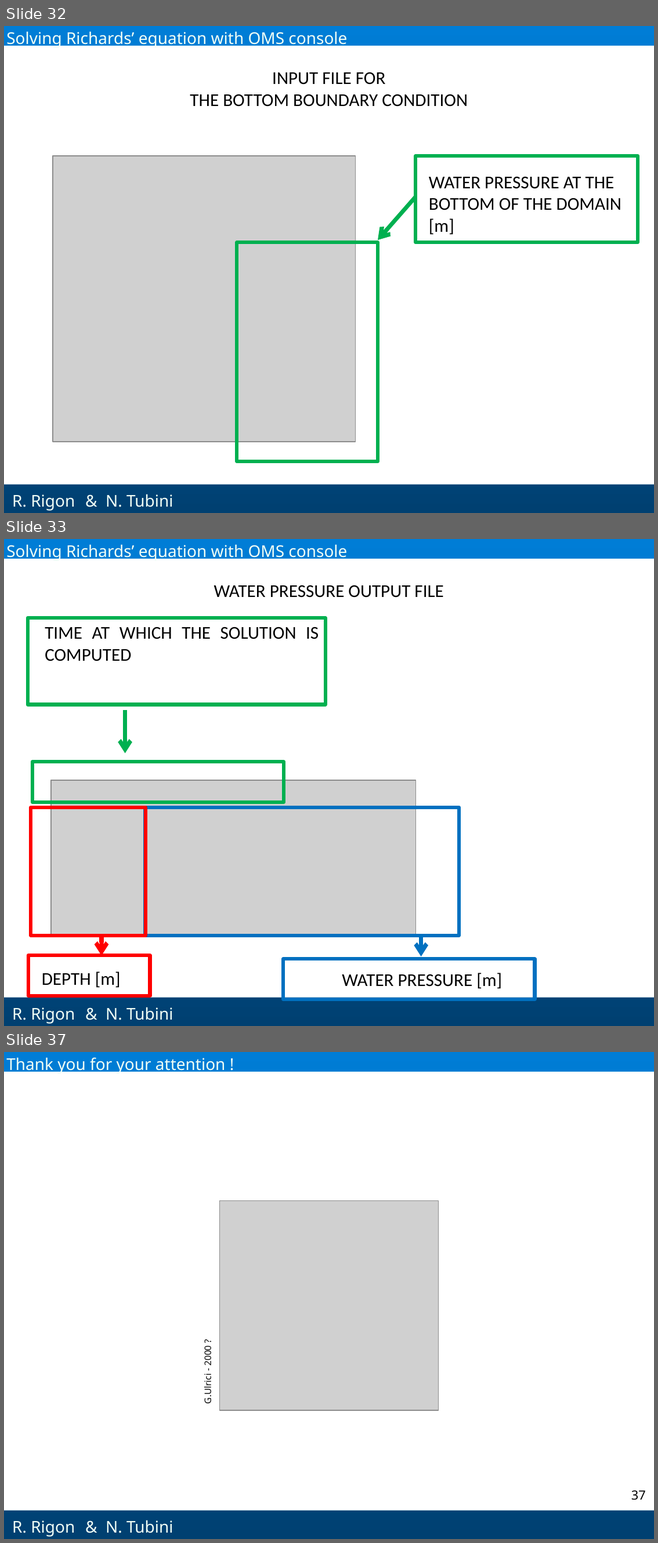
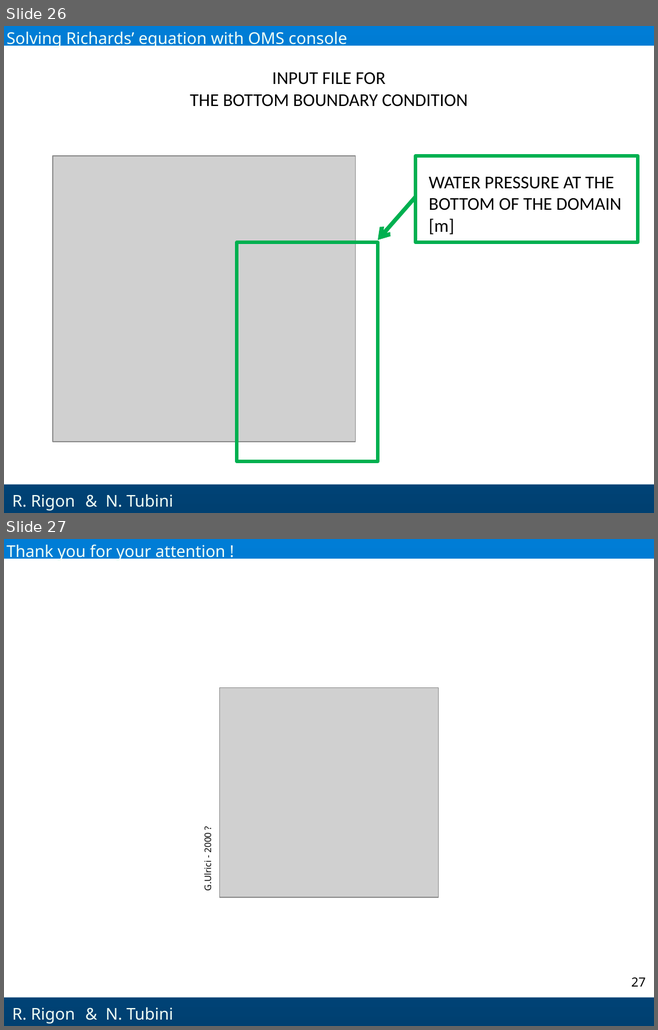
Before and after one commit to GEOframeOMSProjects/OMS_Project_Richards1D, a slide deck: Materials/Richards_English.pptx. Shown one above the other, each under a label of ours: slides 32, 33 and 37 before the commit, slides 26 and 27 after it; the slides between them are not shown. The pictures are 658x1543 and 658x1030 pixels, drawn with LibreOffice and Linux fonts; fonts in the diff are those of the drawing; grey boxes stand for pictures; background and template pictures are left out. Boxes give left, top, right and bottom in pixels: in the first picture for what was removed or moved away, otherwise in the second. Text is boxed around its words. In the diff, an @@ line names an element or a change of style, - is before the commit and + after.

```diff
--- a/Materials/Richards_English.pptx
+++ b/Materials/Richards_English.pptx
@@ slide 33 removed at (4,539,654,1026), background gradient #007DD6 to #004071; not listed: 2 template elements that a slide beside it also shows @@
@@ text removed at (6,544,347,561) @@
-Solving Richards’ equation with OMS console
@@ text removed at (214,585,443,598) @@
-WATER PRESSURE OUTPUT FILE
@@ rectangle removed at (27,618,325,705) @@
@@ text removed at (45,627,318,661) @@
-TIME AT WHICH THE SOLUTION IS COMPUTED
@@ arrow removed from (125, 710) to (125, 754) @@
@@ rectangle removed at (32,762,284,802) @@
@@ picture removed at (51,780,415,935) @@
@@ rectangle removed at (31,808,146,935) @@
@@ rectangle removed at (145,808,459,935) @@
@@ arrow removed from (101, 934) to (101, 955) @@
@@ arrow removed from (421, 935) to (421, 957) @@
@@ rectangle removed at (28,955,150,995) @@
@@ text removed at (42,972,121,988) @@
-DEPTH [m]
@@ rectangle removed at (284,959,535,1000) @@
@@ text removed at (342,973,502,989) @@
-WATER PRESSURE [m]
@@ text removed at (106,1007,173,1020) @@
-& N. Tubini
@@ what was slide 32 is now slide 26 @@
@@ what was slide 37 is now slide 27 @@
@@ page number at (631,977,645,987): text changed @@
-37
+27
```
Also in this commit, not shown: 3 slides changed, 9 other slides removed.
